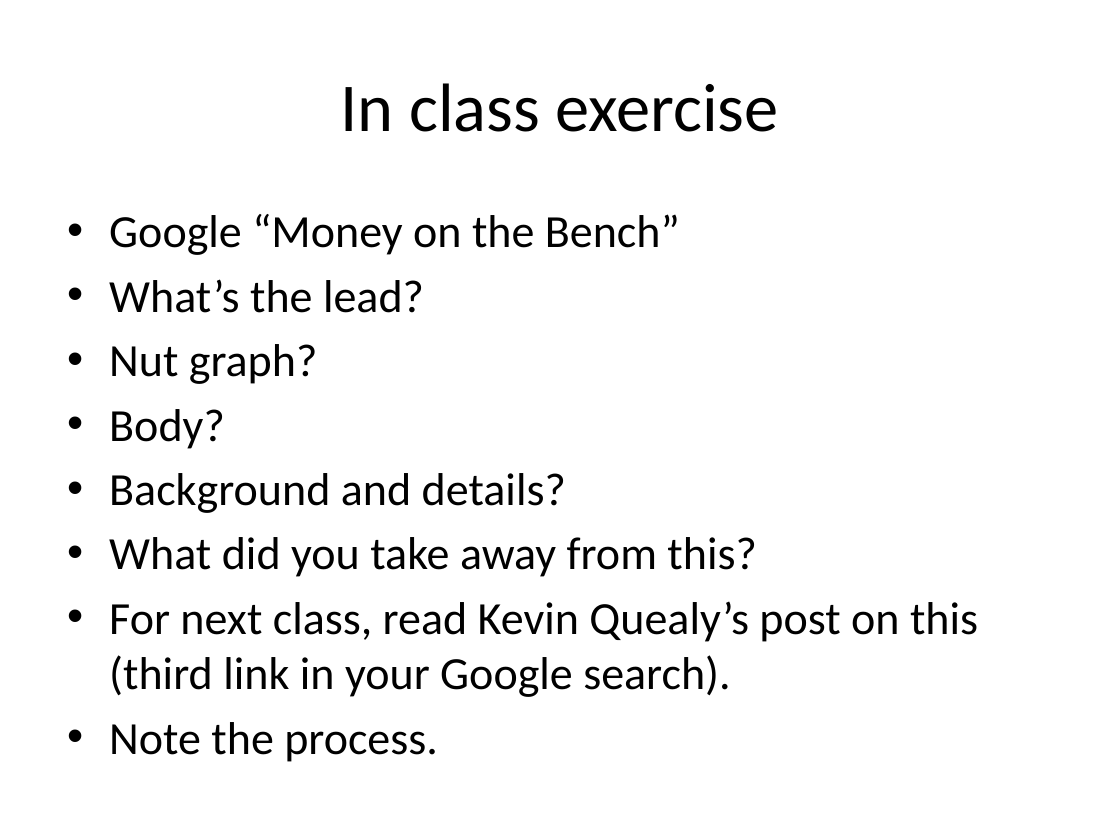
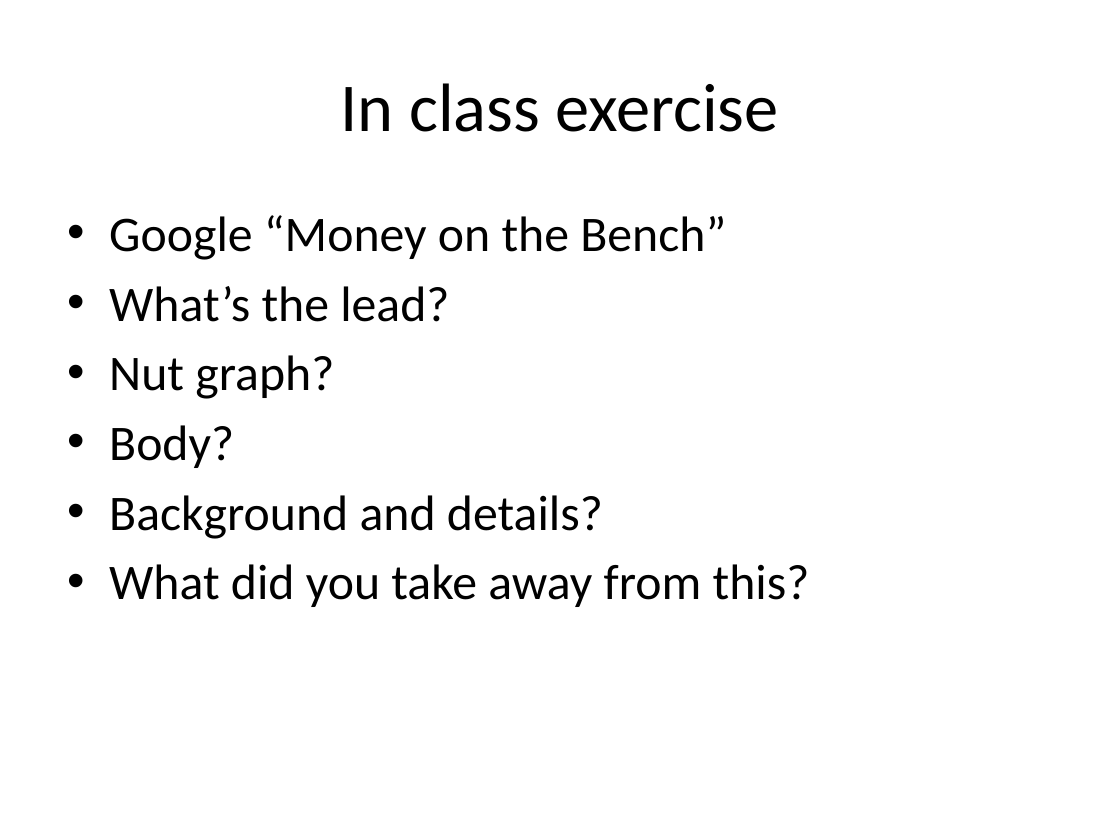
Before and after one commit to mattwaite/JOUR491-Data-Visualization, a slide deck: slide 10 of Lectures/Class2_WhatIsDataViz.pptx. Drawn at 1120x840 pixels with LibreOffice and Linux fonts; fonts in the diff are those of the drawing. Boxes give left, top, right and bottom in pixels: in the first picture for what was removed or moved away, otherwise in the second. Text is boxed around its words. In the diff, an @@ line names an element or a change of style, - is before the commit and + after.

```diff
--- a/Lectures/Class2_WhatIsDataViz.pptx
+++ b/Lectures/Class2_WhatIsDataViz.pptx
@@ text "Google “Money on the Bench”" at (109,215,810,607): size 29.6 to 32 pt @@
@@ text at (109,601,978,762): paragraphs removed @@
-• For next class, read Kevin Quealy’s post on this (third link in your Google search).
-• Note the process.
```
Also in this commit, not shown: 1 slide added.
